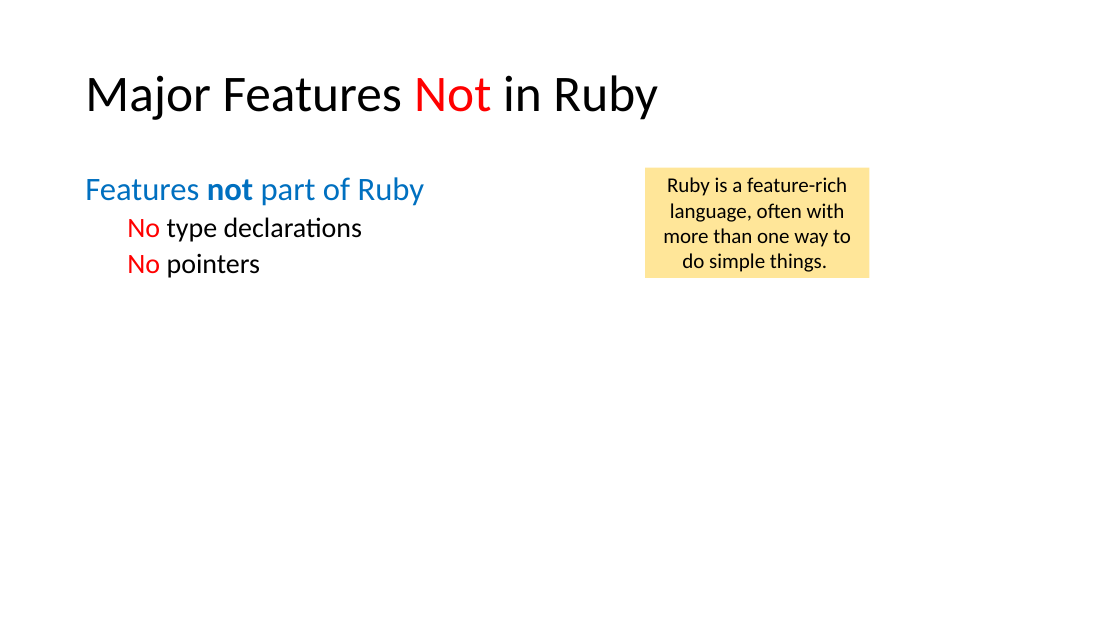
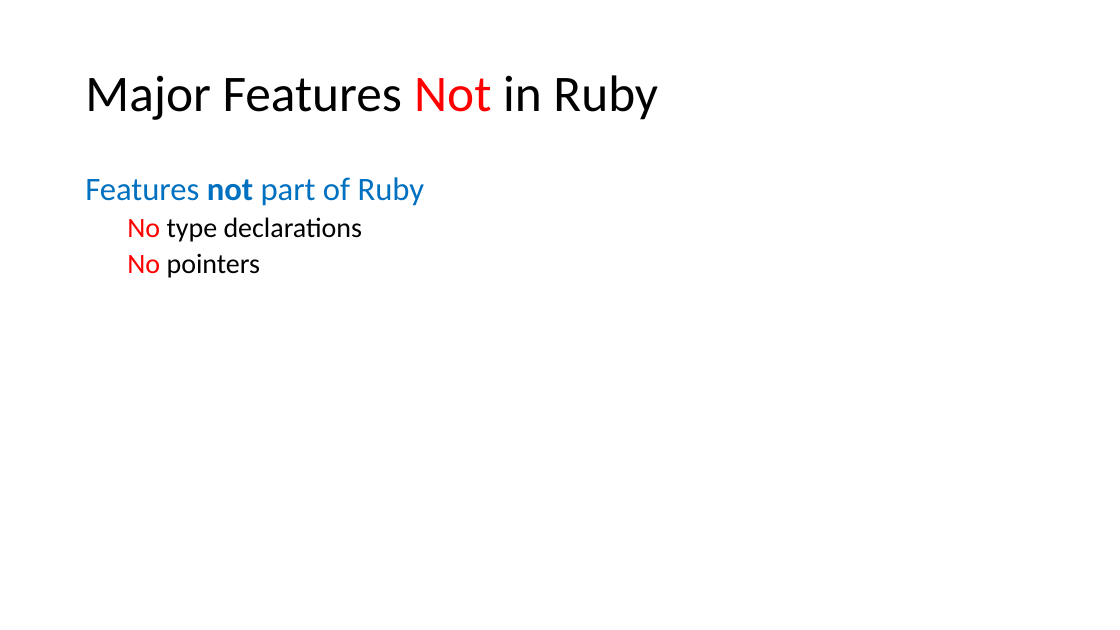
Before and after one commit to tjd1234/cmpt383summer2022, a slide deck: slide 15 of docs/languages/ruby/ruby1995.pptx. Drawn at 1120x630 pixels with LibreOffice and Linux fonts; fonts in the diff are those of the drawing. Boxes give left, top, right and bottom in pixels: in the first picture for what was removed or moved away, otherwise in the second. Text is boxed around its words. In the diff, an @@ line names an element or a change of style, - is before the commit and + after.

```diff
--- a/docs/languages/ruby/ruby1995.pptx
+++ b/docs/languages/ruby/ruby1995.pptx
@@ rectangle removed at box(645, 168, 870, 278) @@
-Ruby is a feature-rich language, often with more than one way to do simple things.
```
Also in this commit, not shown: 4 other slides changed.
